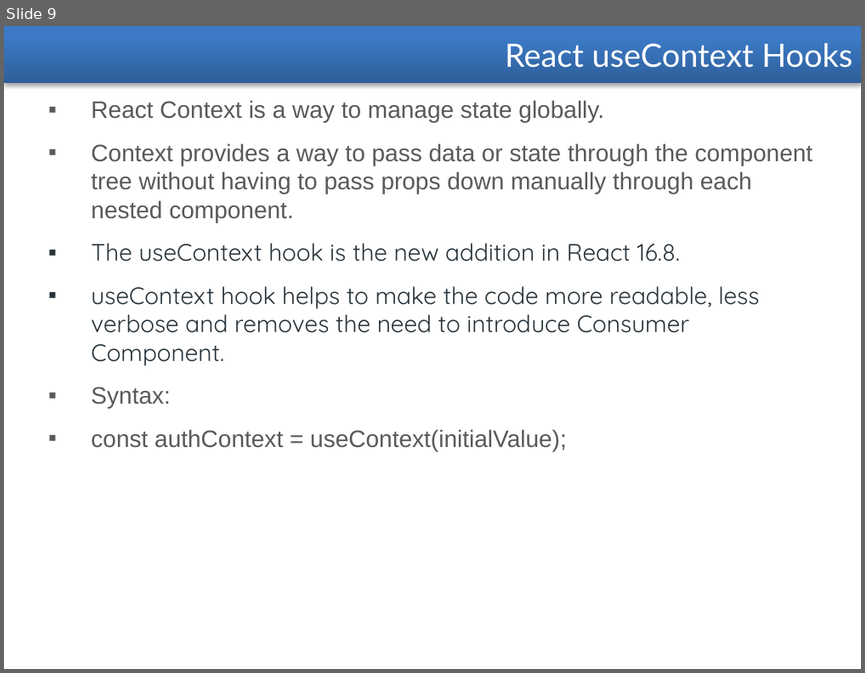
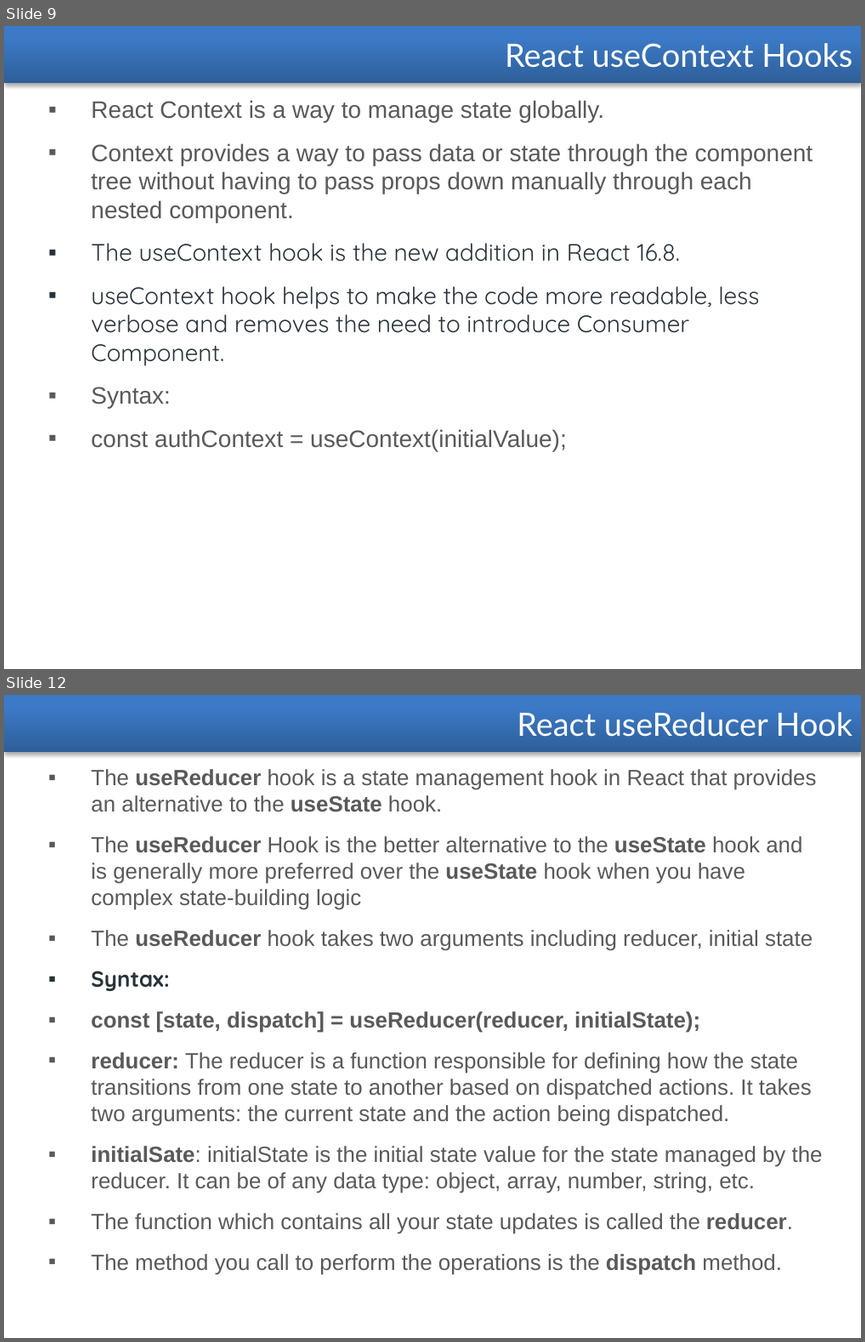
Before and after one commit to santuparsi/react-dotnet-repo, a slide deck: React/PPT/React-Hooks.pptx. Shown one above the other, each under a label of ours: slide 9 before the commit, slides 9 and 12 after it; the slides between them are not shown. The pictures are 865x673 and 865x1342 pixels, drawn with LibreOffice and Linux fonts; fonts in the diff are those of the drawing. Boxes give left, top, right and bottom in pixels: in the first picture for what was removed or moved away, otherwise in the second. Text is boxed around its words. In the diff, an @@ line names an element or a change of style, - is before the commit and + after.

```diff
--- a/React/PPT/React-Hooks.pptx
+++ b/React/PPT/React-Hooks.pptx
@@ slide 12 added at bbox=[4, 695, 861, 1338], background #FFFFFF @@
@@ rectangle added at bbox=[4, 695, 861, 753], fill gradient #2F5F99 to #3D7CC7 to #3A7CCB, 27 pt, text #FFFFFF @@
+React useReducer Hook
@@ text added at bbox=[91, 769, 823, 1275], 18.5 pt, text #595959 @@
+▪ The useReducer hook is a state management hook in React that provides an alternative to the useState hook.
+▪ The useReducer Hook is the better alternative to the useState hook and is generally more preferred over the useState hook when you have complex state-building logic
+▪ The useReducer hook takes two arguments including reducer, initial state
+▪ Syntax:
+▪ const [state, dispatch] = useReducer(reducer, initialState);
+▪ reducer: The reducer is a function responsible for defining how the state transitions from one state to another based on dispatched actions. It takes two arguments: the current state and the action being dispatched.
+▪ initialSate: initialState is the initial state value for the state managed by the reducer. It can be of any data type: object, array, number, string, etc.
+▪ The function which contains all your state updates is called the reducer.
+▪ The method you call to perform the operations is the dispatch method.
```
Also in this commit, not shown: 2 other slides added, 12 other files.
